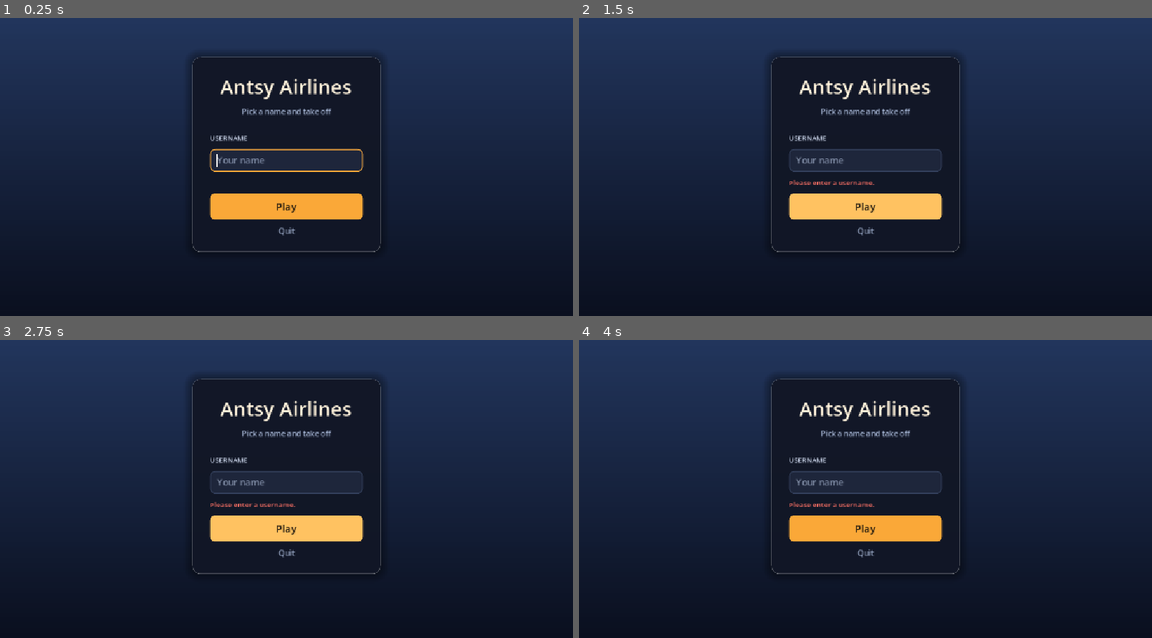
Above: before the commit, frames 1-4 (two rows, left to right).
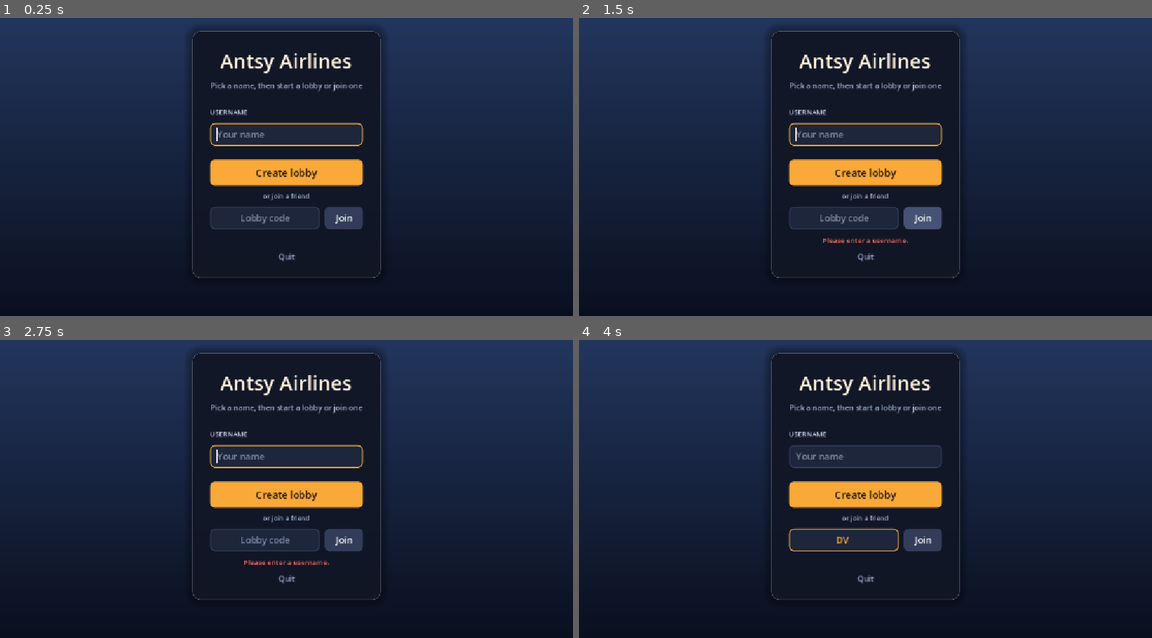
Above: after the commit, the same moments.

Repository: Antsy-Airlines/AntsyAirlinesGodot
Game: Godot game, scene res://scenes/title_screen.tscn
Two runs of this game, one before a commit and one after it. Both use one fixed random seed, a clock stepped at 60 frames per second and the inputs below.
Inputs (mouse positions are in pixels of both pictures, inside the frame that each line leads up to):
- Up to frame 1 (0.25 s): no input
- Up to frame 2 (1.5 s): click (865, 172) at 0.5 s, where only the run after the commit has a clickable "Create lobby"; click (922, 217) at 1.25 s, where only the run after the commit has a clickable "Join"
- Up to frame 3 (2.75 s): click (286, 527) at 2 s, where only the run before the commit has a clickable "Play"
- Up to frame 4 (4 s): click (865, 527) at 2.75 s, where only the run before the commit has a clickable "Play"; tap Enter at 3.5 s; move the mouse to (991, 462) at 3.52 s; hold D (move_right) from 3.53 s (still down); hold V (switch_camera) from 3.53 s (still down); click (991, 462) at 3.67 s; tap Space (jump) at 3.77 s

The runs differ from the first frame. In frame 1, 10% of the frame differs, in the area x 33-67%, y 3-88%; in frame 2, 11%; in frame 3, 11%; in frame 4, 10%.

Commit message:
feat: create or join a lobby by code on the title screen

Diff:
--- a/scenes/title_screen.tscn
+++ b/scenes/title_screen.tscn
@@ -87,6 +87,28 @@
 corner_radius_bottom_right = 10
 corner_radius_bottom_left = 10
 
+[sub_resource type="StyleBoxFlat" id="StyleBoxFlat_dark"]
+content_margin_left = 22.0
+content_margin_top = 10.0
+content_margin_right = 22.0
+content_margin_bottom = 10.0
+bg_color = Color(0.2, 0.24, 0.35, 1)
+corner_radius_top_left = 10
+corner_radius_top_right = 10
+corner_radius_bottom_right = 10
+corner_radius_bottom_left = 10
+
+[sub_resource type="StyleBoxFlat" id="StyleBoxFlat_dark_hover"]
+content_margin_left = 22.0
+content_margin_top = 10.0
+content_margin_right = 22.0
+content_margin_bottom = 10.0
+bg_color = Color(0.27, 0.32, 0.45, 1)
+corner_radius_top_left = 10
+corner_radius_top_right = 10
+corner_radius_bottom_right = 10
+corner_radius_bottom_left = 10
+
 [sub_resource type="StyleBoxEmpty" id="StyleBoxEmpty_quit"]
 
 [node name="TitleScreen" type="Control"]
@@ -136,7 +158,7 @@
 layout_mode = 2
 theme_override_colors/font_color = Color(0.62, 0.68, 0.8, 1)
 theme_override_font_sizes/font_size = 15
-text = "Pick a name and take off"
+text = "Pick a name, then start a lobby or join one"
 horizontal_alignment = 1
 
 [node name="Gap" type="Control" parent="Center/Card/Box"]
@@ -160,15 +182,11 @@
 placeholder_text = "Your name"
 max_length = 16
 
-[node name="Message" type="Label" parent="Center/Card/Box"]
-unique_name_in_owner = true
-custom_minimum_size = Vector2(0, 20)
-layout_mode = 2
-theme_override_colors/font_color = Color(1, 0.45, 0.4, 1)
-theme_override_font_sizes/font_size = 14
-autowrap_mode = 3
-
-[node name="PlayButton" type="Button" parent="Center/Card/Box"]
+[node name="Gap2" type="Control" parent="Center/Card/Box"]
+custom_minimum_size = Vector2(0, 4)
+layout_mode = 2
+
+[node name="CreateButton" type="Button" parent="Center/Card/Box"]
 unique_name_in_owner = true
 layout_mode = 2
 theme_override_colors/font_color = Color(0.1, 0.08, 0.05, 1)
@@ -180,7 +198,54 @@
 theme_override_styles/hover = SubResource("StyleBoxFlat_play_hover")
 theme_override_styles/pressed = SubResource("StyleBoxFlat_play_pressed")
 theme_override_styles/focus = SubResource("StyleBoxFlat_play_hover")
-text = "Play"
+text = "Create lobby"
+
+[node name="OrLabel" type="Label" parent="Center/Card/Box"]
+layout_mode = 2
+theme_override_colors/font_color = Color(0.62, 0.68, 0.8, 1)
+theme_override_font_sizes/font_size = 13
+text = "or join a friend"
+horizontal_alignment = 1
+
+[node name="JoinRow" type="HBoxContainer" parent="Center/Card/Box"]
+layout_mode = 2
+theme_override_constants/separation = 10
+
+[node name="CodeInput" type="LineEdit" parent="Center/Card/Box/JoinRow"]
+unique_name_in_owner = true
+layout_mode = 2
+size_flags_horizontal = 3
+theme_override_colors/font_color = Color(0.98, 0.66, 0.22, 1)
+theme_override_colors/font_placeholder_color = Color(0.5, 0.55, 0.65, 1)
+theme_override_font_sizes/font_size = 18
+theme_override_styles/normal = SubResource("StyleBoxFlat_input")
+theme_override_styles/focus = SubResource("StyleBoxFlat_input_focus")
+placeholder_text = "Lobby code"
+alignment = 1
+max_length = 5
+
+[node name="JoinButton" type="Button" parent="Center/Card/Box/JoinRow"]
+unique_name_in_owner = true
+layout_mode = 2
+theme_override_colors/font_color = Color(1, 1, 1, 1)
+theme_override_colors/font_hover_color = Color(1, 1, 1, 1)
+theme_override_colors/font_pressed_color = Color(1, 1, 1, 1)
+theme_override_colors/font_focus_color = Color(1, 1, 1, 1)
+theme_override_font_sizes/font_size = 18
+theme_override_styles/normal = SubResource("StyleBoxFlat_dark")
+theme_override_styles/hover = SubResource("StyleBoxFlat_dark_hover")
+theme_override_styles/pressed = SubResource("StyleBoxFlat_dark")
+theme_override_styles/focus = SubResource("StyleBoxFlat_dark_hover")
+text = "Join"
+
+[node name="Message" type="Label" parent="Center/Card/Box"]
+unique_name_in_owner = true
+custom_minimum_size = Vector2(0, 20)
+layout_mode = 2
+theme_override_colors/font_color = Color(1, 0.45, 0.4, 1)
+theme_override_font_sizes/font_size = 14
+horizontal_alignment = 1
+autowrap_mode = 3
 
 [node name="QuitButton" type="Button" parent="Center/Card/Box"]
 unique_name_in_owner = true
--- a/scripts/title_screen.gd
+++ b/scripts/title_screen.gd
@@ -1,33 +1,50 @@
 class_name TitleScreen
 extends Control
-## First screen of the game: the player types a username and presses Play to join the lobby.
+## First screen of the game: the player types a username, then creates a lobby or joins one with a code.
 
 # Declaring Default/Const variables
-const LOBBY_SCENE := "res://scenes/lobby.tscn" # scene we go to after pressing Play
+const LOBBY_SCENE := "res://scenes/lobby.tscn" # scene we go to once we have a lobby
+const DESK_SCENE := "res://scenes/front_desk.tscn" # scene the --server build runs
 const SAVE_PATH := "user://player.cfg" # file that remembers the username for next time
 const MAX_NAME_LEN := 16 # longest username allowed
+const ERROR_COLOR := Color(1, 0.45, 0.4) # red text for problems
+const STATUS_COLOR := Color(0.62, 0.68, 0.8) # dim text for "Creating lobby..."
 
 # Getting References for everyone in the scene
 @onready var _name_input: LineEdit = %NameInput # box where the username is typed
-@onready var _message: Label = %Message # red text for problems
-@onready var _play_button: Button = %PlayButton # joins the lobby
+@onready var _code_input: LineEdit = %CodeInput # box where a friend's lobby code is typed
+@onready var _message: Label = %Message # text for problems and progress
+@onready var _create_button: Button = %CreateButton # makes a new lobby
+@onready var _join_button: Button = %JoinButton # joins the lobby in the code box
 @onready var _quit_button: Button = %QuitButton # closes the game
 
 
 # Called when the node enters the scene tree for the first time.
 func _ready() -> void:
-	# the server has no screen, so it goes straight to the lobby
-	if HighLevelNetworkHandler.is_server_launch():
+	# servers have no screen: the front desk hands out codes, a room runs one lobby
+	if HighLevelNetworkHandler.has_flag("--server"):
+		get_tree().change_scene_to_file.call_deferred(DESK_SCENE)
+		return
+	if HighLevelNetworkHandler.has_flag("--room"):
 		get_tree().change_scene_to_file.call_deferred(LOBBY_SCENE)
 		return
 
 	Input.mouse_mode = Input.MOUSE_MODE_VISIBLE # the lobby locks the mouse, so freeing it here
 
 	# connecting the buttons
-	_play_button.pressed.connect(_on_play)
+	_create_button.pressed.connect(_on_create)
+	_join_button.pressed.connect(_on_join)
 	_quit_button.pressed.connect(get_tree().quit)
-	_name_input.text_submitted.connect(func(_text): _on_play()) # pressing enter also plays
-	_name_input.text_changed.connect(func(_text): _message.text = "") # clearing old errors while typing
+
+	# connecting the text boxes
+	_name_input.text_submitted.connect(func(_text): _code_input.grab_focus()) # enter moves on to the code box
+	_name_input.text_changed.connect(func(_text): _show_message("")) # clearing old errors while typing
+	_code_input.text_submitted.connect(func(_text): _on_join()) # enter in the code box joins
+	_code_input.text_changed.connect(_on_code_changed)
+
+	# connecting the front desk answers
+	LobbyDirectory.lobby_found.connect(_on_lobby_found)
+	LobbyDirectory.lobby_failed.connect(_on_lobby_failed)
 
 	# filling in the name from last time
 	_name_input.text = _load_name()
@@ -35,25 +52,96 @@
 	_name_input.grab_focus()
 
 	# showing why we came back here, if the network sent us back
-	_message.text = HighLevelNetworkHandler.last_error
+	_show_message(HighLevelNetworkHandler.last_error)
 	HighLevelNetworkHandler.last_error = ""
 
 
-func _on_play() -> void:
-	## This function checks the username and moves the player to the lobby
+func _on_create() -> void:
+	## This function asks the front desk for a brand new lobby
+	# Guard case for a bad username
+	if not _check_and_save_name():
+		return
+
+	_set_busy(true)
+	_show_message("Creating lobby...", false)
+	LobbyDirectory.create_lobby()
+
+
+func _on_join() -> void:
+	## This function asks the front desk for the lobby in the code box
+	# Guard case for a bad username
+	if not _check_and_save_name():
+		return
+
+	# Guard case for an empty code box
+	var code = _code_input.text.strip_edges()
+	if code.is_empty():
+		_show_message("Type the lobby code your friend shared.")
+		_code_input.grab_focus()
+		return
+
+	_set_busy(true)
+	_show_message("Joining %s..." % code, false)
+	LobbyDirectory.join_lobby(code)
+
+
+func _on_code_changed(new_text: String) -> void:
+	## This function keeps the code box in capitals while typing
+	# new_text: what is in the box now
+	var caret = _code_input.caret_column
+	_code_input.text = new_text.to_upper()
+	_code_input.caret_column = caret # keeping the cursor where it was
+	_show_message("")
+
+
+func _on_lobby_found(code: String, port: int) -> void:
+	## This function moves the player to the lobby the front desk gave
+	# code: the lobby code
+	# port: the room's port
+	print("[client] front desk sent us to lobby %s on port %d" % [code, port])
+	HighLevelNetworkHandler.room_port = port
+	get_tree().change_scene_to_file(LOBBY_SCENE)
+
+
+func _on_lobby_failed(reason: String) -> void:
+	## This function shows why the front desk couldn't help, so the player can try again
+	# reason: message from the front desk
+	_set_busy(false)
+	_show_message(reason)
+
+
+func _check_and_save_name() -> bool:
+	## This function checks the username, saves it, and says if it was fine
 	var name_err = check_name(_name_input.text)
 
 	# Guard case for a bad username
 	if name_err != "":
-		_message.text = name_err
-		return
+		_show_message(name_err)
+		_name_input.grab_focus()
+		return false
 
 	# remembering the name for the lobby and for next time
 	var clean_name = _name_input.text.strip_edges()
 	HighLevelNetworkHandler.username = clean_name
 	_save_name(clean_name)
+	return true
 
-	get_tree().change_scene_to_file(LOBBY_SCENE)
+
+func _set_busy(busy: bool) -> void:
+	## This function locks the buttons while we wait for the front desk
+	# busy: true while waiting
+	_create_button.disabled = busy
+	_join_button.disabled = busy
+	_name_input.editable = not busy
+	_code_input.editable = not busy
+
+
+func _show_message(text: String, is_error: bool = true) -> void:
+	## This function shows a message under the buttons
+	# text: what to show ("" hides it)
+	# is_error: red for problems, dim for progress
+	_message.text = text
+	_message.add_theme_color_override("font_color", ERROR_COLOR if is_error else STATUS_COLOR)
 
 
 static func check_name(raw_name:String) -> String:
